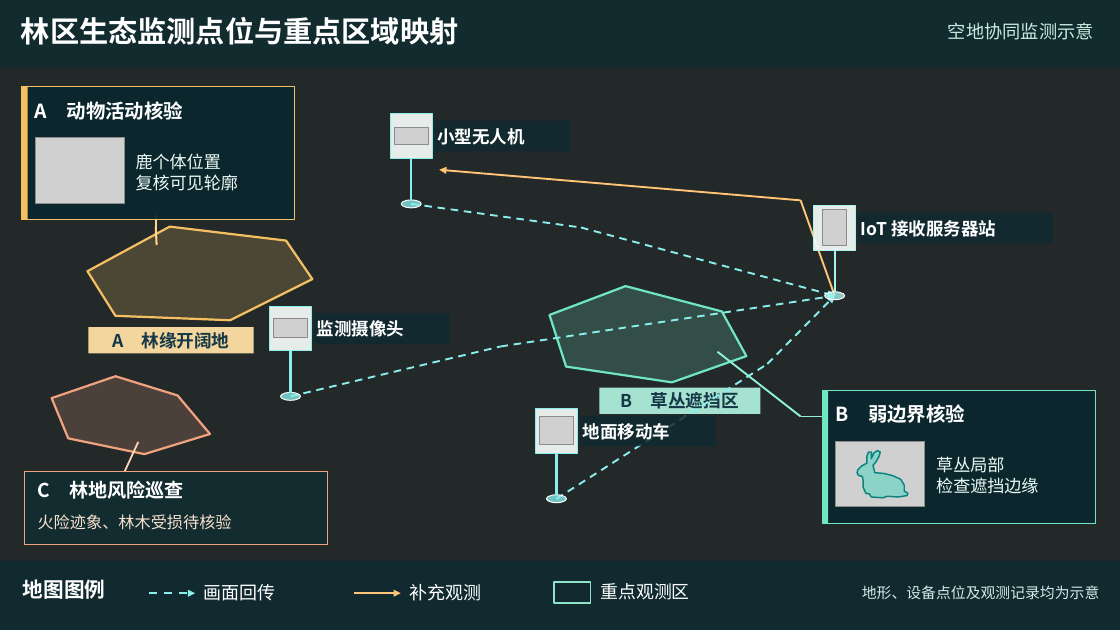
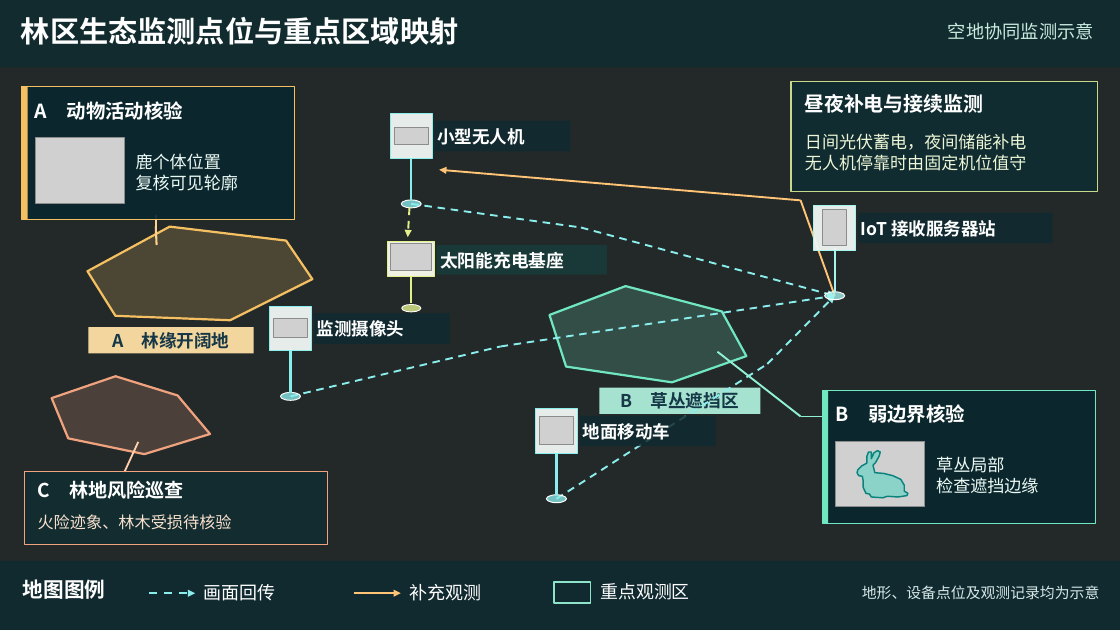
Before and after one commit to cbd2015/test, a slide deck: slide 2 of ecology-observation.pptx. Drawn at 1120x630 pixels with LibreOffice and Linux fonts; fonts in the diff are those of the drawing; grey boxes stand for pictures; background and template pictures are left out; a plain dark background stands for a picture behind light text. Boxes give left, top, right and bottom in pixels: in the first picture for what was removed or moved away, otherwise in the second. Text is boxed around its words. In the diff, an @@ line names an element or a change of style, - is before the commit and + after.

```diff
--- a/ecology-observation.pptx
+++ b/ecology-observation.pptx
@@ rectangle added at [791,81,1097,192], fill #102D32 at 92% opacity, outline #C9D98B 1 pt @@
@@ text added at [804,94,984,113], 16.4 pt, text #FFFFFF, bold @@
+昼夜补电与接续监测
@@ text added at [805,133,1027,171], 14 pt, text #EDF6D6 @@
+日间光伏蓄电，夜间储能补电
+无人机停靠时由固定机位值守
@@ arrow added from (410, 207) to (408, 237), #E1F08B 1.6 pt dashed @@
@@ rectangle added at [388,241,435,276], fill #F5F8EB at 97% opacity, outline #E1F08B 1 pt @@
@@ picture added at [390,243,431,270] @@
@@ rectangle added at [437,245,607,275], fill #183A38 at 94% opacity @@
@@ text added at [440,252,564,269], 14.6 pt, text #FFFFFF, bold @@
+太阳能充电基座
@@ line added from (411, 303) to (411, 271), #E1F08B 1.4 pt @@
@@ ellipse added at [402,304,421,312], fill #E1F08B at 80% opacity, outline #FFFFFF 0.7 pt @@
```
Also in this commit, not shown: 1 other slide changed, 2 other files.
